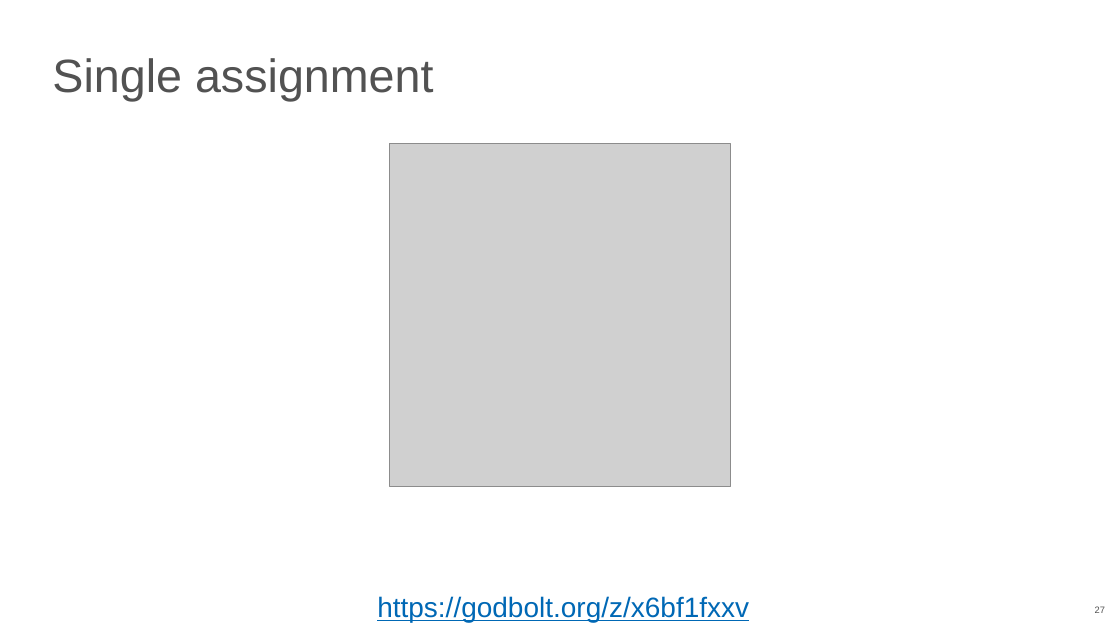
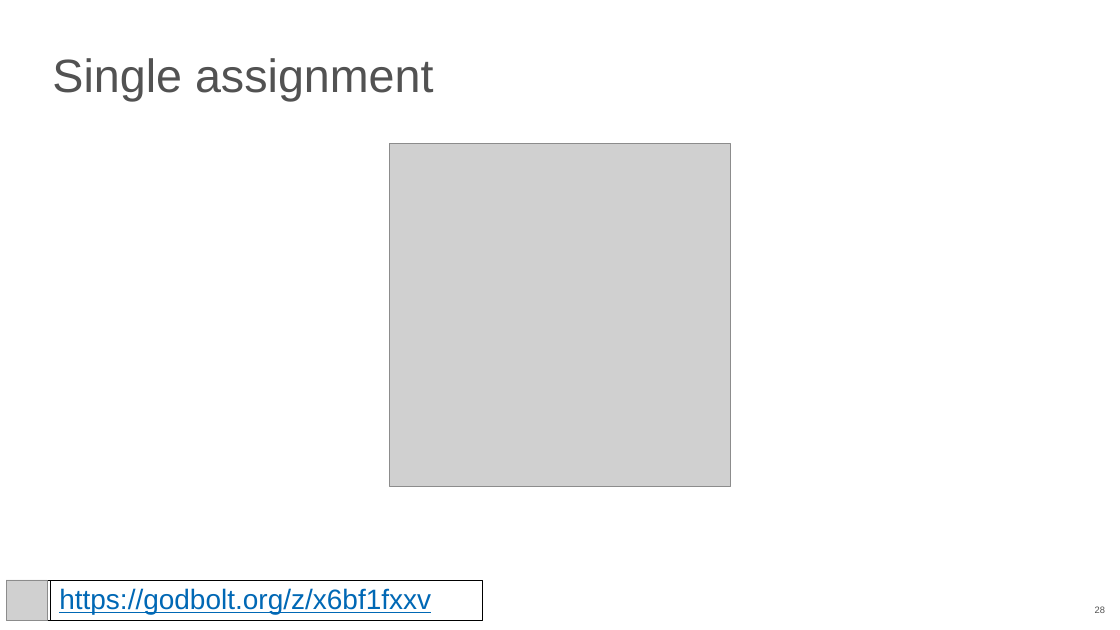
Before and after one commit to NN-complr-tech/Complr-course-lectures, a slide deck: slide 28 of 04-LLVM-IR.pptx (slide 27 before the commit). Drawn at 1120x630 pixels with LibreOffice and Linux fonts; fonts in the diff are those of the drawing; grey boxes stand for pictures. Boxes give left, top, right and bottom in pixels: in the first picture for what was removed or moved away, otherwise in the second. Text is boxed around its words. In the diff, an @@ line names an element or a change of style, - is before the commit and + after.

```diff
--- a/04-LLVM-IR.pptx
+++ b/04-LLVM-IR.pptx
@@ rectangle added at [6,580,482,621], fill #FFFFFF, outline #000000 0.75 pt @@
@@ picture added at [6,580,47,621] @@
@@ rectangle "https://godbolt.org/z/x6bf1fxxv": place and size @@
-rectangle "https://godbolt.org/z/x6bf1fxxv" at [377,596,749,622]
+rectangle "https://godbolt.org/z/x6bf1fxxv" at [51,580,483,621]
@@ rectangle "https://godbolt.org/z/x6bf1fxxv" at [51,580,483,621]: vertical alignment top to middle; fill none to #FFFFFF; outline none to #000000 0.75 pt @@
@@ page number at [1095,606,1105,613]: text changed @@
-27
+28
```
Also in this commit, not shown: 18 other slides changed, 3 slides added, 1 slide removed.
